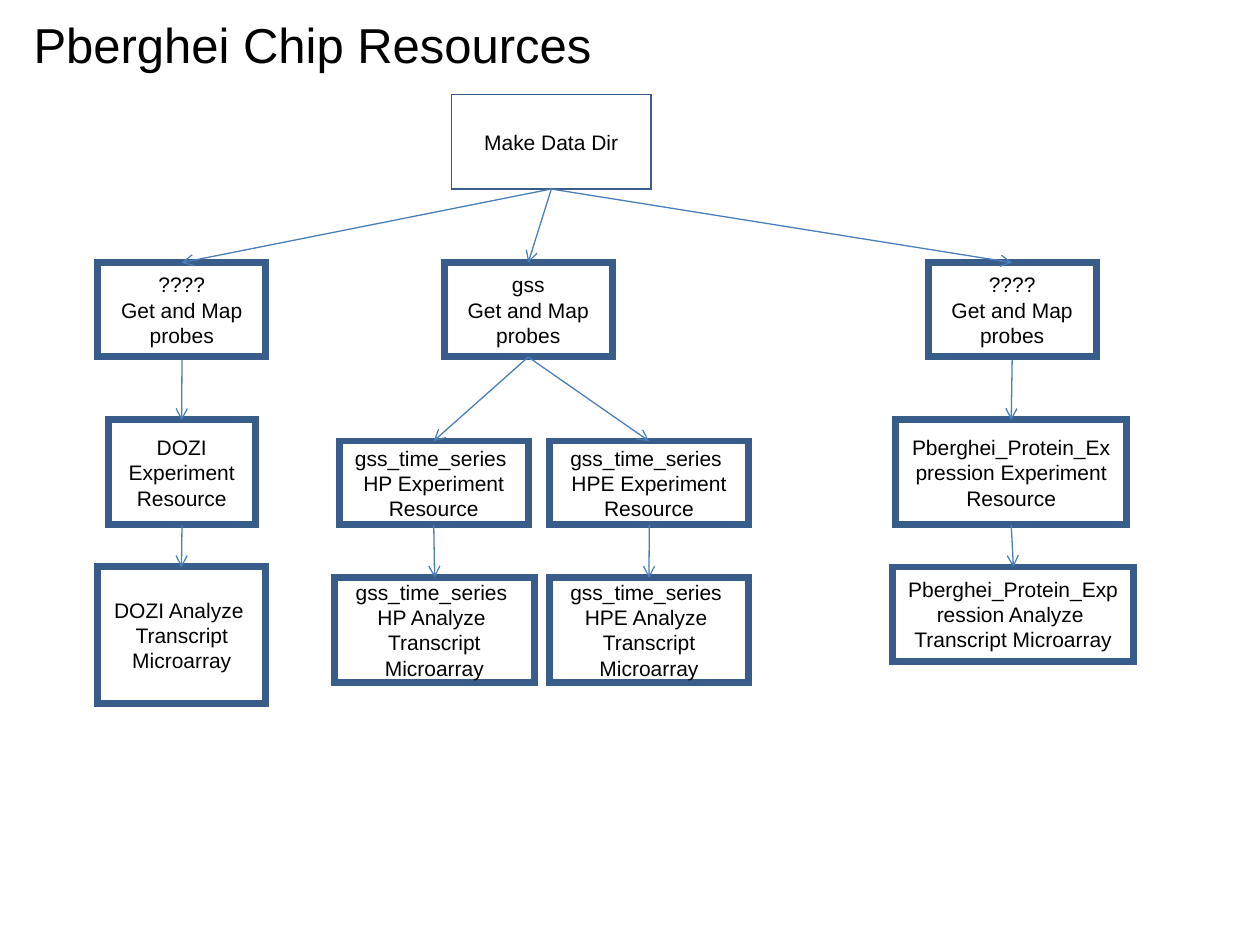
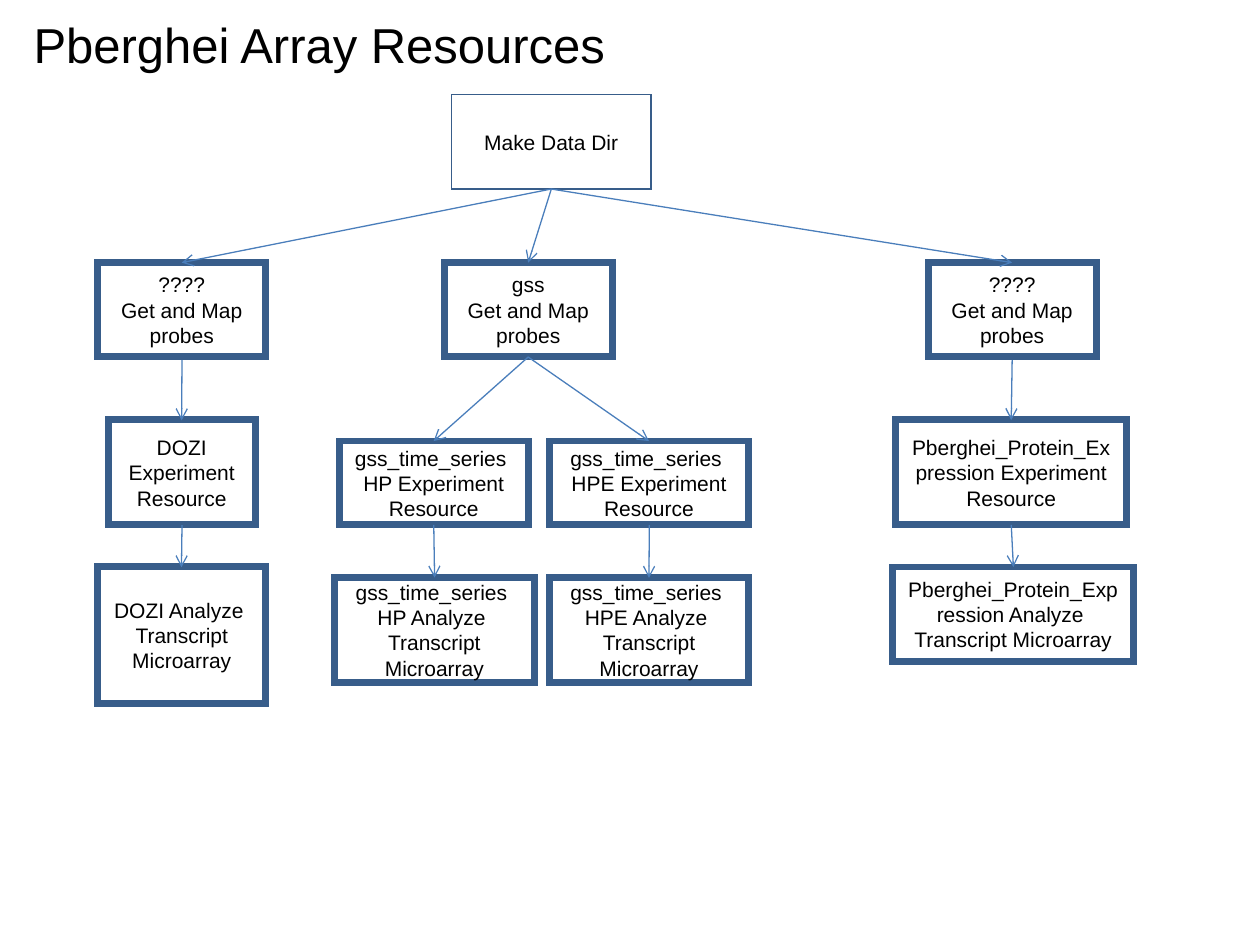
Before and after one commit to VEuPathDB/ApiCommonWorkflow, a slide deck: slide 28 of Main/doc/IntegratedWorkflow.ppt. Drawn at 1260x945 pixels with LibreOffice and Linux fonts; fonts in the diff are those of the drawing. Boxes give left, top, right and bottom in pixels: in the first picture for what was removed or moved away, otherwise in the second. Text is boxed around its words. In the diff, an @@ line names an element or a change of style, - is before the commit and + after.

```diff
--- a/Main/doc/IntegratedWorkflow.ppt
+++ b/Main/doc/IntegratedWorkflow.ppt
@@ title at box(34, 27, 605, 73): text changed @@
-Pberghei Chip Resources
+Pberghei Array Resources
```
Also in this commit, not shown: 4 other slides changed.
